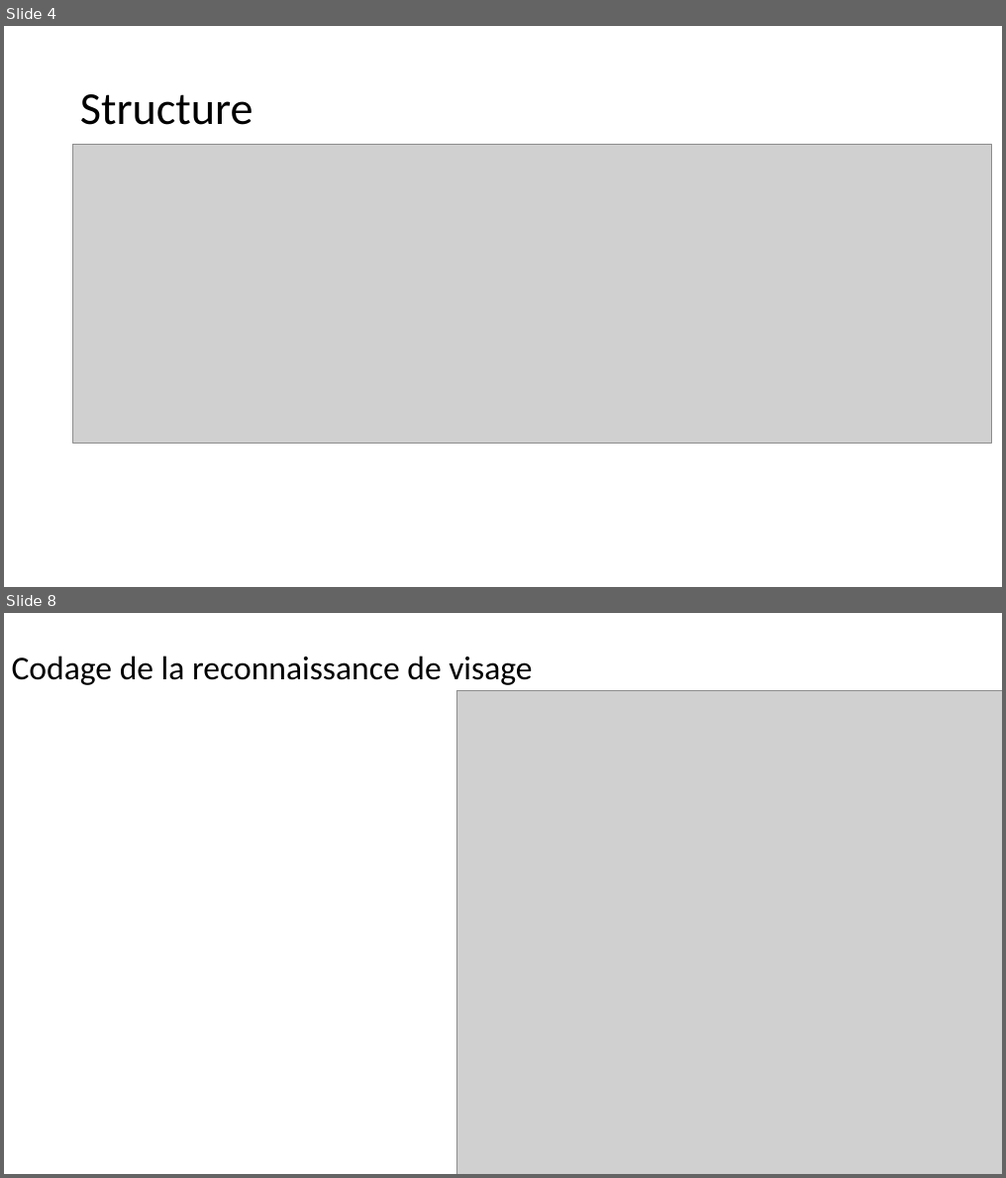
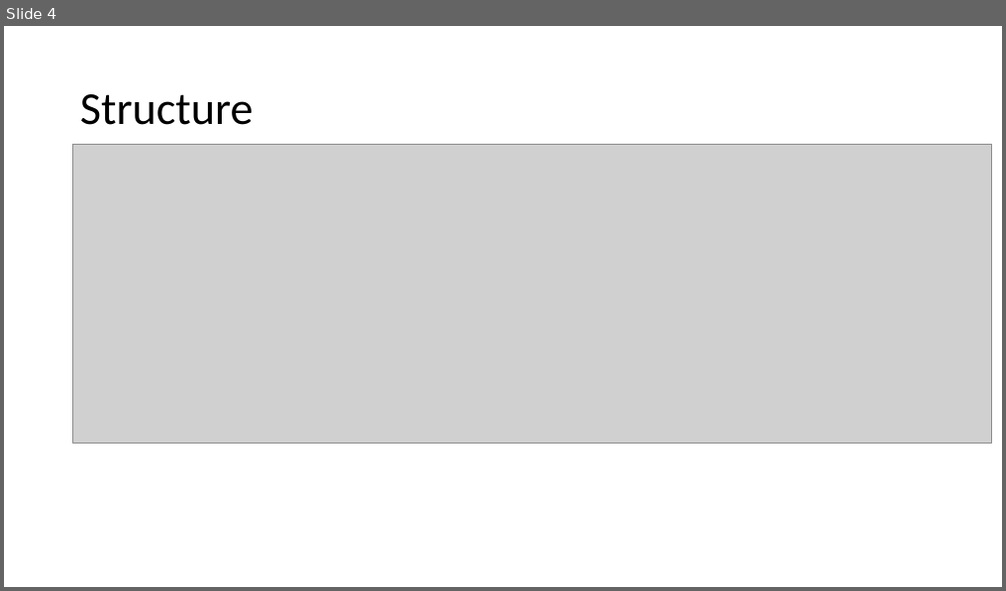
Before and after one commit to chaudois/LieDetectorMicrosoft, a slide deck: Architecture.pptx. Shown one above the other, each under a label of ours: slides 4 and 8 before the commit, slide 4 after it; the slides between them are not shown. The pictures are 1006x1178 and 1006x591 pixels, drawn with LibreOffice and Linux fonts; fonts in the diff are those of the drawing; grey boxes stand for pictures. Boxes give left, top, right and bottom in pixels: in the first picture for what was removed or moved away, otherwise in the second. Text is boxed around its words. In the diff, an @@ line names an element or a change of style, - is before the commit and + after.

```diff
--- a/Architecture.pptx
+++ b/Architecture.pptx
@@ slide 8 removed at (4, 613, 1002, 1174), background #FFFFFF @@
@@ title removed at (12, 656, 532, 685) @@
-Codage de la reconnaissance de visage
@@ picture removed at (456, 691, 1002, 1174) @@
```
Also in this commit, not shown: 3 slides changed, 4 slides added, 1 other slide removed, 9 other files.
